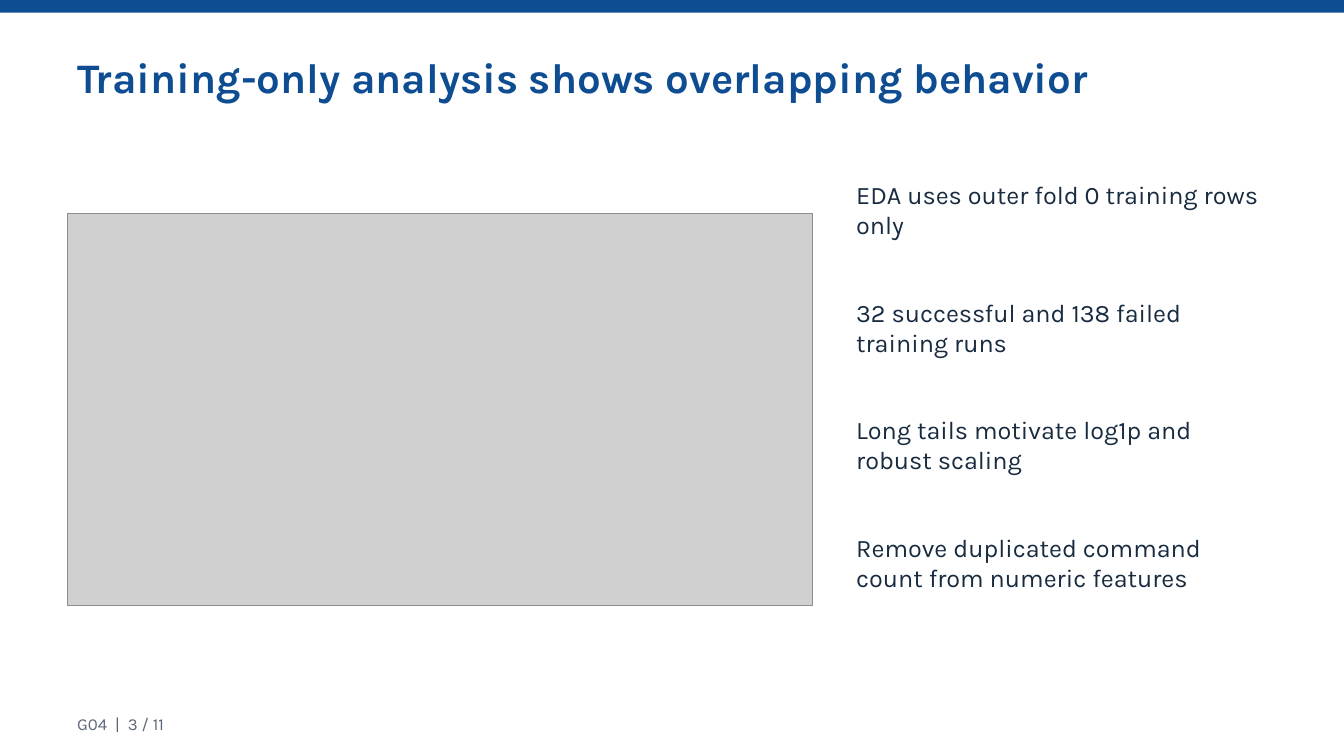
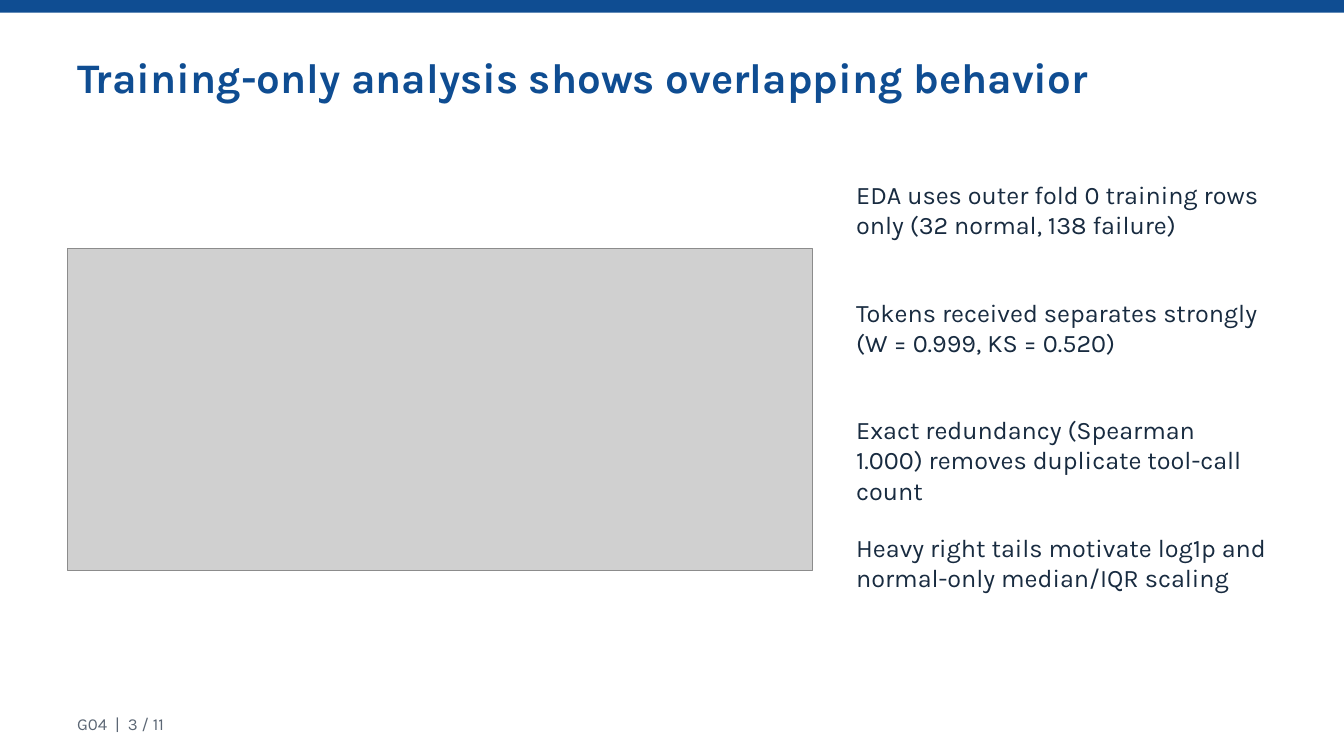
Before and after one commit to calculusfkyou/nycu-data-mining-assignment-2-115-1, a slide deck: slide 3 of HW2_G04_presentation.pptx. Drawn at 1344x756 pixels with LibreOffice and Linux fonts; fonts in the diff are those of the drawing; grey boxes stand for pictures. Boxes give left, top, right and bottom in pixels: in the first picture for what was removed or moved away, otherwise in the second. Text is boxed around its words. In the diff, an @@ line names an element or a change of style, - is before the commit and + after.

```diff
--- a/HW2_G04_presentation.pptx
+++ b/HW2_G04_presentation.pptx
@@ text at (856,186,1258,240): text changed @@
-EDA uses outer fold 0 training rows only
+EDA uses outer fold 0 training rows only (32 normal, 138 failure)
@@ picture: place and size @@
-picture at (68,213,814,606)
+picture at (68,249,814,571)
@@ text at (856,304,1257,355): text changed @@
-32 successful and 138 failed training runs
+Tokens received separates strongly (W = 0.999, KS = 0.520)
@@ text at (856,421,1241,501): text changed @@
-Long tails motivate log1p and robust scaling
+Exact redundancy (Spearman 1.000) removes duplicate tool-call count
@@ text at (856,539,1266,593): text changed @@
-Remove duplicated command count from numeric features
+Heavy right tails motivate log1p and normal-only median/IQR scaling
```
Also in this commit, not shown: 8 other slides changed, 2 slides added, 2 slides removed, 50 other files.
